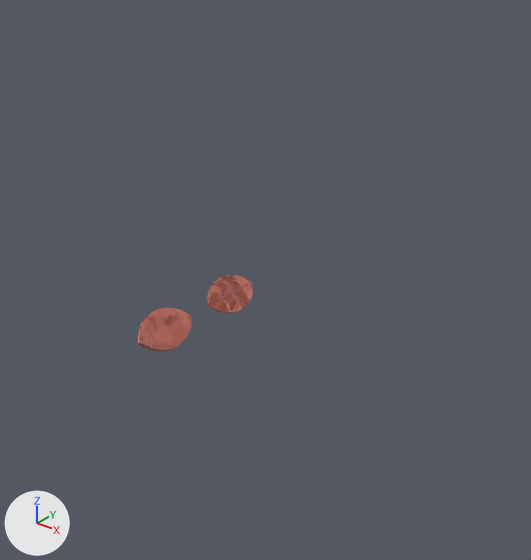
The glTF model docs-sphinx/_static/iframes/biscuit/corner_assembly.gltf as it was, and as the next commit left it.
Camera for both pictures: a camera (50 mm lens) standing at (0.0854, -0.0819, 0.0663) and looking at (0.0238, -0.0049, 0.0186). The axes (+X, +Y, +Z) are drawn at lower left. The lights are the same throughout. Where no turn or scale is listed for an object, it has been applied to the vertices.

Names of what the first picture shows: 'corner_assembly.a', 'corner_assembly.b'.
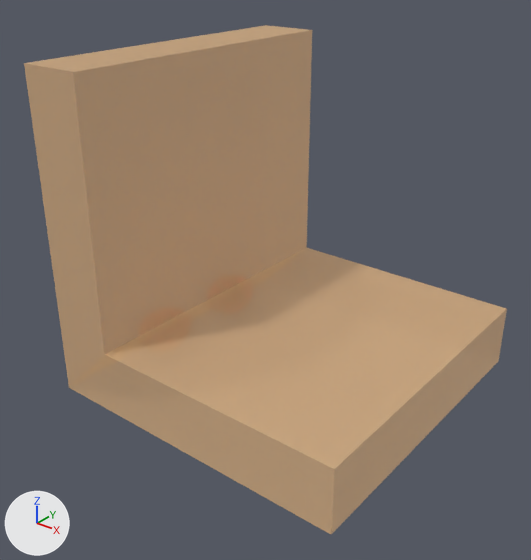
The change, as a list of edits to the scene's bpy script:
```text
Change mat_material_0:
    mat_material_0.alpha: 0.0 -> 0.5
Change mat_material_1:
    mat_material_1.alpha: 0.0 -> 0.5
```

Boxes (x1, y1, x2, y2) around the edits, measured in the pictures (531 x 560 px):
'corner_assembly.b', surface changed (grey to brown): (24, 25, 312, 387) in both
'corner_assembly.a', surface changed (grey to brown): (69, 248, 507, 534) in both
